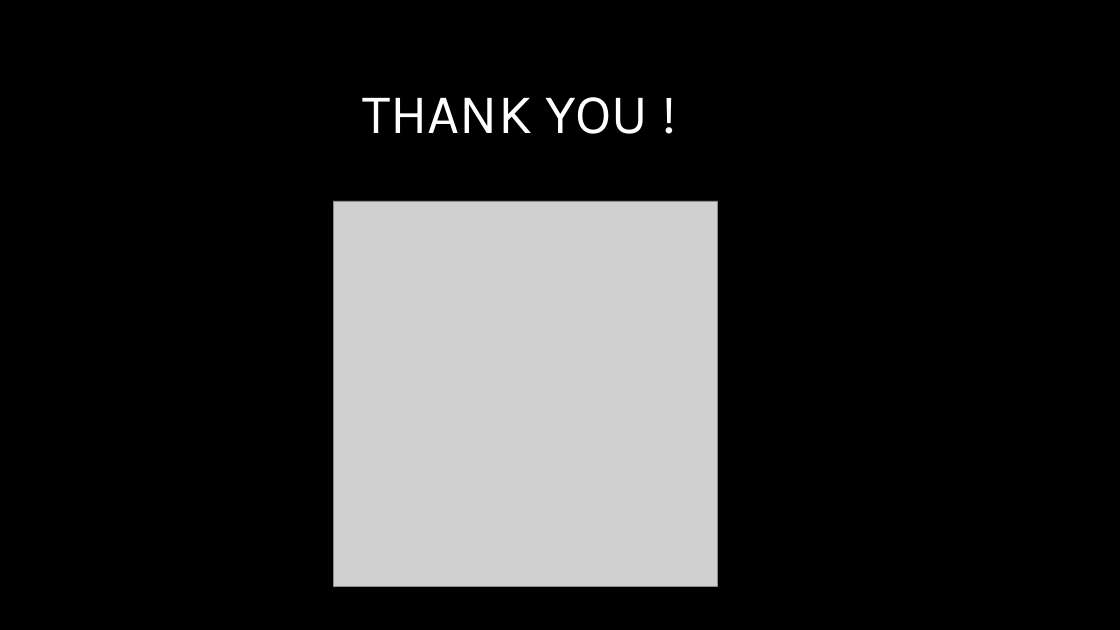
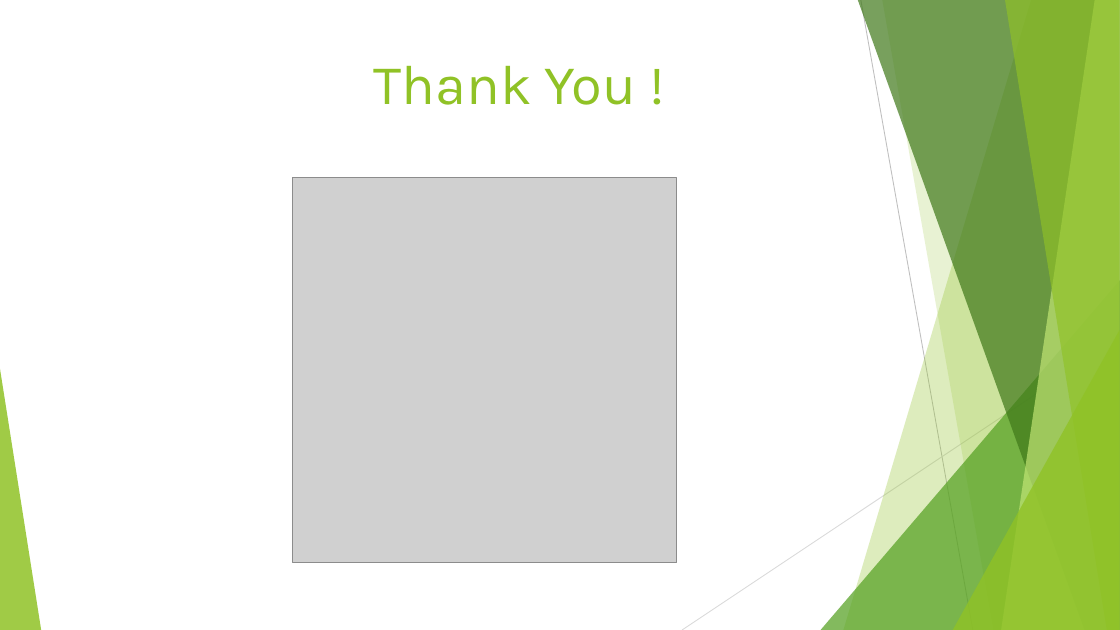
Before and after one commit to niteeshchaudhary/TruPen, a slide deck: slide 12 of Project Presentation.pptx. Drawn at 1120x630 pixels with LibreOffice and Linux fonts; fonts in the diff are those of the drawing; grey boxes stand for pictures; background and template pictures are left out. Boxes give left, top, right and bottom in pixels: in the first picture for what was removed or moved away, otherwise in the second. Text is boxed around its words. In the diff, an @@ line names an element or a change of style, - is before the commit and + after.

```diff
--- a/Project Presentation.pptx
+++ b/Project Presentation.pptx
@@ background picture (left out) to #FFFFFF @@
@@ title "Thank You !" at (374,66,637,105): vertical alignment middle to top @@
@@ title at (374,66,637,105): text changed; text colour #FFFFFF to #90C226 @@
-THANK YOU !
+Thank You !
@@ picture: place and size @@
-picture at (333,201,717,586)
+picture at (292,178,676,563)
@@ group added at (0,0,1120,630): 5 freeform shapes, 3 triangles, 2 lines @@
```
Also in this commit, not shown: 11 other slides changed.
